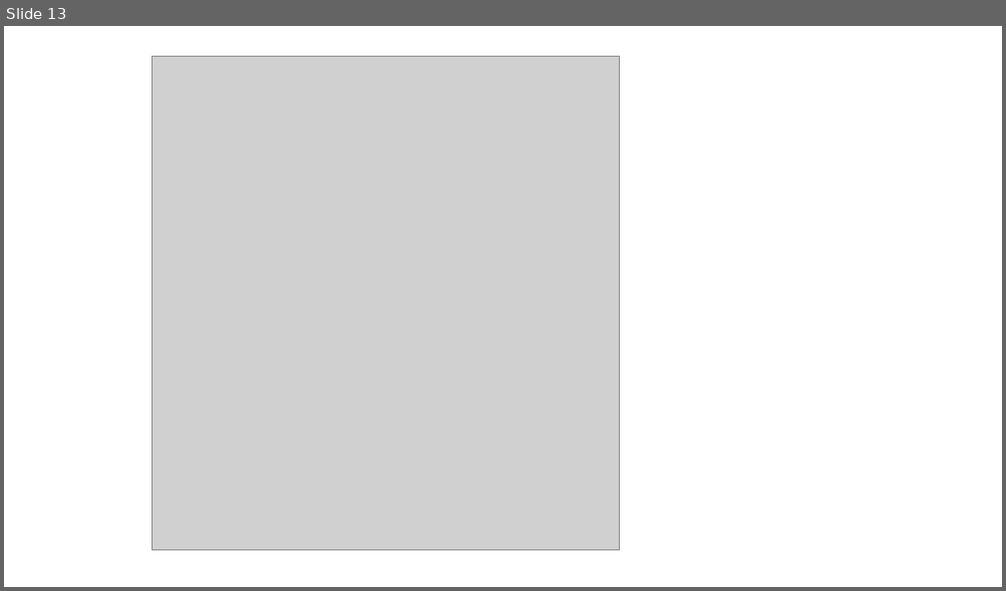
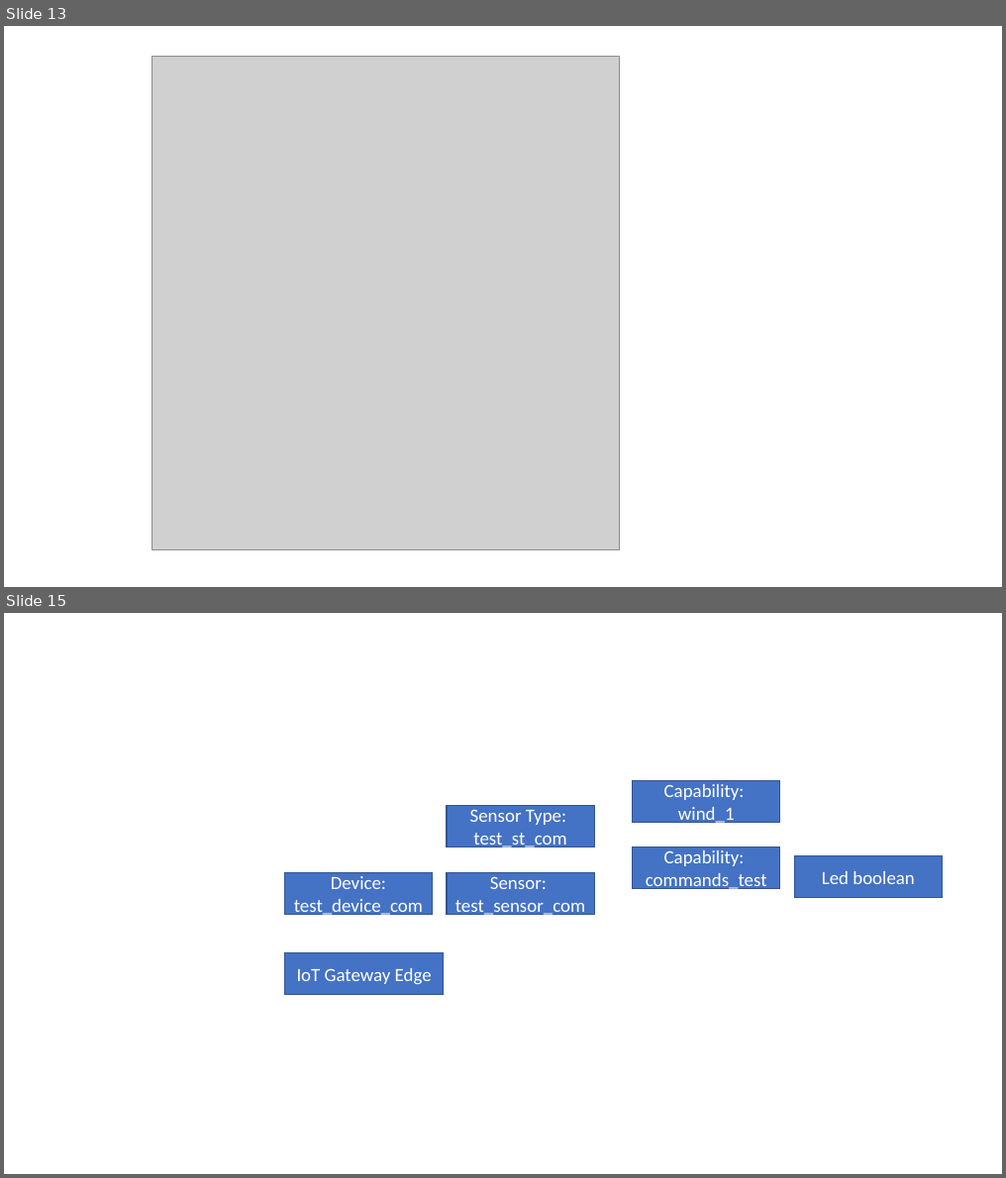
Before and after one commit to kueben96/bachelor-thesis, a slide deck: presentations/models.pptx. Shown one above the other, each under a label of ours: slide 13 before the commit, slides 13 and 15 after it; the slides between them are not shown. The pictures are 1006x591 and 1006x1178 pixels, drawn with LibreOffice and Linux fonts; fonts in the diff are those of the drawing; grey boxes stand for pictures. Boxes give left, top, right and bottom in pixels: in the first picture for what was removed or moved away, otherwise in the second. Text is boxed around its words. In the diff, an @@ line names an element or a change of style, - is before the commit and + after.

```diff
--- a/presentations/models.pptx
+++ b/presentations/models.pptx
@@ slide 15 added at <box>4,613,1002,1174</box>, background #FFFFFF @@
@@ rectangle added at <box>633,780,780,823</box>, fill #4472C4, outline #325491 1 pt, 18 pt, text #FFFFFF @@
+Capability:
+wind_1
@@ rectangle added at <box>447,805,594,848</box>, fill #4472C4, outline #325491 1 pt, 18 pt, text #FFFFFF @@
+Sensor Type:
+test_st_com
@@ rectangle added at <box>633,848,780,889</box>, fill #4472C4, outline #325491 1 pt, 18 pt, text #FFFFFF @@
+Capability:
+commands_test
@@ rectangle added at <box>285,872,433,915</box>, fill #4472C4, outline #325491 1 pt, 18 pt, text #FFFFFF @@
+Device: test_device_com
@@ rectangle added at <box>447,872,594,915</box>, fill #4472C4, outline #325491 1 pt, 18 pt, text #FFFFFF @@
+Sensor:
+test_sensor_com
@@ rectangle added at <box>795,857,943,898</box>, fill #4472C4, outline #325491 1 pt, 18 pt, text #FFFFFF @@
+Led boolean
@@ rectangle added at <box>285,954,444,995</box>, fill #4472C4, outline #325491 1 pt, 18 pt, text #FFFFFF @@
+IoT Gateway Edge
```
Also in this commit, not shown: 1 slide changed, 2 other slides added, 1 slide removed, 8 other files.
